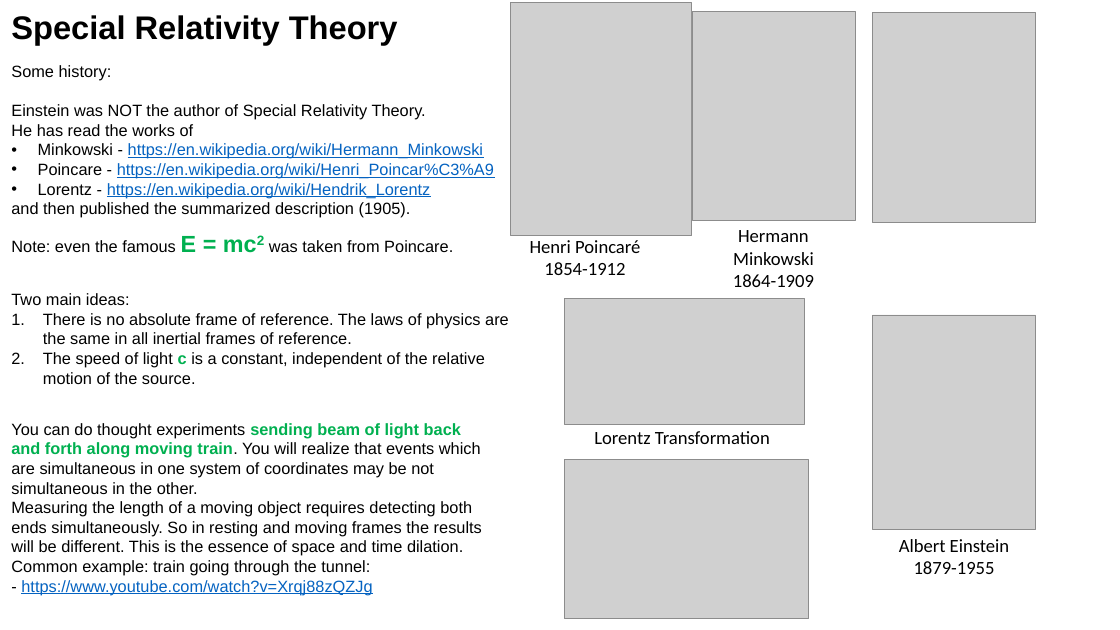
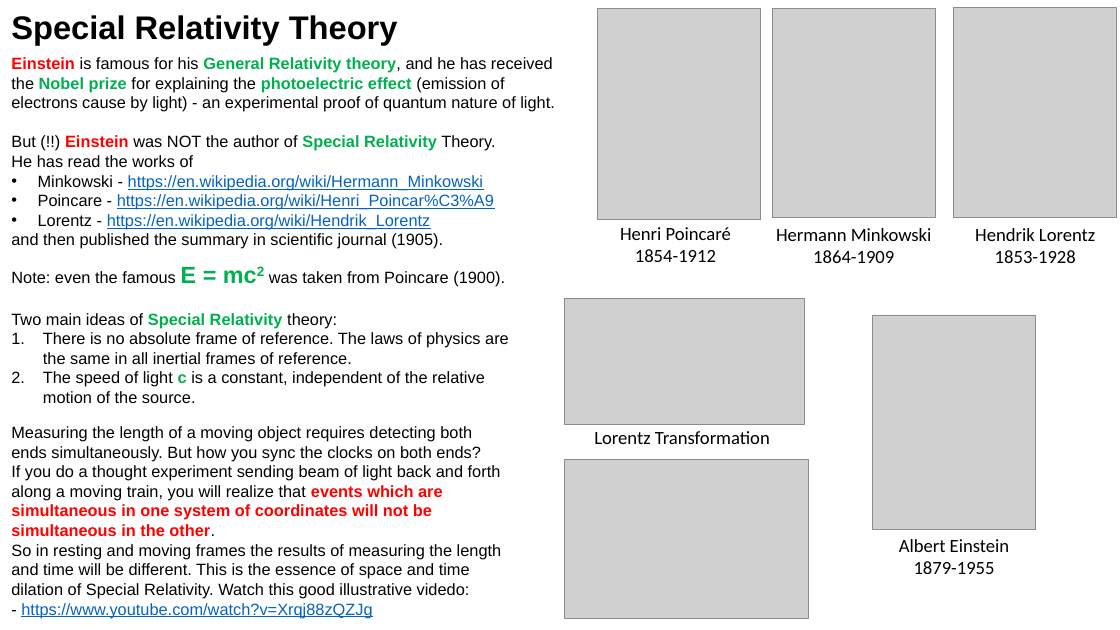
Before and after one commit to lselector/misc, a slide deck: slide 1 of Relativity.pptx. Drawn at 1120x630 pixels with LibreOffice and Linux fonts; fonts in the diff are those of the drawing; grey boxes stand for pictures. Boxes give left, top, right and bottom in pixels: in the first picture for what was removed or moved away, otherwise in the second. Text is boxed around its words. In the diff, an @@ line names an element or a change of style, - is before the commit and + after.

```diff
--- a/Relativity.pptx
+++ b/Relativity.pptx
@@ picture removed at [510,3,691,235] @@
@@ picture added at [597,8,760,219] @@
@@ picture: place and size @@
-picture at [692,11,855,220]
+picture at [772,8,935,218]
@@ picture: place and size @@
-picture at [873,13,1036,223]
+picture at [954,8,1117,218]
@@ text "Einstein is famous for his ...": place and size @@
-text "Einstein is famous for his ..." at [11,65,494,252]
+text "Einstein is famous for his ..." at [11,57,555,287]
@@ text at [11,57,555,151]: text changed @@
-Some history:
-Einstein was NOT the author of Special Relativity Theory.
+Einstein is famous for his General Relativity theory, and he has received the Nobel prize for explaining the photoelectric effect (emission of electrons cause by light) - an experimental proof of quantum nature of light.
+But (!!) Einstein was NOT the author of Special Relativity Theory.
@@ text at [11,233,505,287]: text changed @@
-and then published the summarized description (1905).
-Note: even the famous E = mc2 was taken from Poincare.
+and then published the summary in scientific journal (1905).
+Note: even the famous E = mc2 was taken from Poincare (1900).
@@ text "Henri Poincaré": place and size @@
-text "Henri Poincaré" at [530,240,640,275]
+text "Henri Poincaré" at [620,227,731,262]
@@ text "Hermann Minkowski" rewrapped from [733,230,814,287] to [776,228,932,263] @@
@@ text added at [975,228,1095,263], 16 pt, text #000000 @@
+Hendrik Lorentz
+1853-1928
@@ text "Two main ideas of Special ...": place and size @@
-text "Two main ideas of Special ..." at [11,293,509,384]
+text "Two main ideas of Special ..." at [11,313,509,403]
@@ text at [11,313,337,328]: text changed @@
-Two main ideas:
+Two main ideas of Special Relativity theory:
@@ text at [11,426,502,599]: text changed @@
-You can do thought experiments sending beam of light back and forth along moving train. You will realize that events which are simultaneous in one system of coordinates may be not simultaneous in the other.
-Measuring the length of a moving object requires detecting both ends simultaneously. So in resting and moving frames the results will be different. This is the essence of space and time dilation.
-Common example: train going through the tunnel:
+Measuring the length of a moving object requires detecting both ends simultaneously. But how you sync the clocks on both ends?
+If you do a thought experiment sending beam of light back and forth along a moving train, you will realize that events which are simultaneous in one system of coordinates will not be simultaneous in the other.
+So in resting and moving frames the results of measuring the length and time will be different. This is the essence of space and time dilation of Special Relativity. Watch this good illustrative videdo:
```
Also in this commit, not shown: 1 other slide changed.
